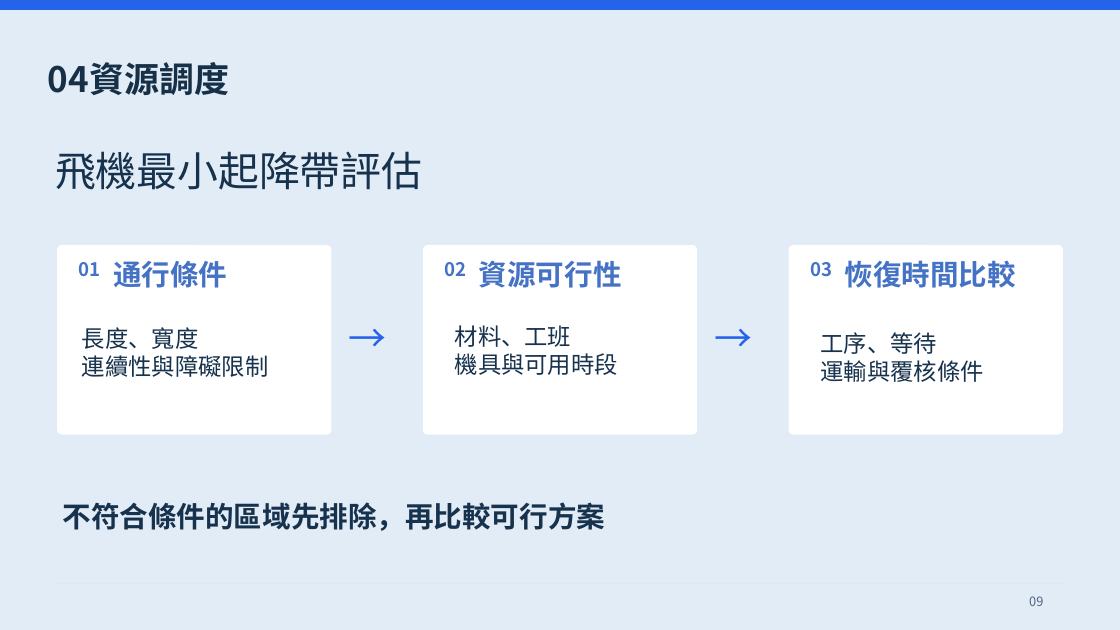
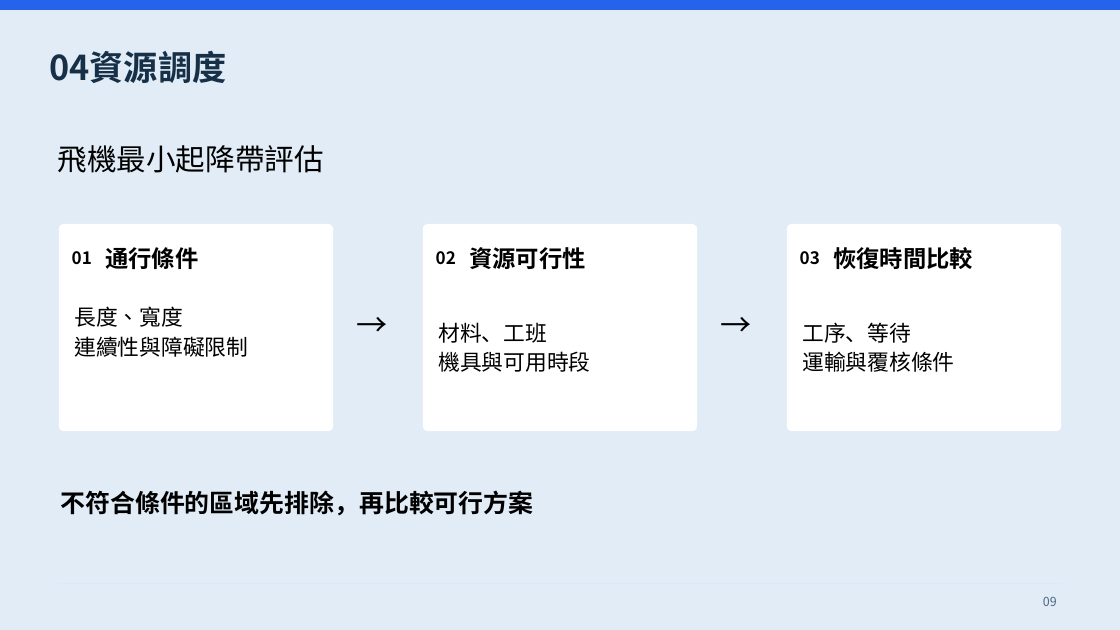
Before and after one commit to Sean970105/Sean970105, a slide deck: slide 9 of presentations/presentation.pptx. Drawn at 1120x630 pixels with LibreOffice and Linux fonts; fonts in the diff are those of the drawing. Boxes give left, top, right and bottom in pixels: in the first picture for what was removed or moved away, otherwise in the second. Text is boxed around its words. In the diff, an @@ line names an element or a change of style, - is before the commit and + after.

Commit message:
Tidy presentation layout and fix body text colors

```diff
--- a/presentations/presentation.pptx
+++ b/presentations/presentation.pptx
@@ text "04資源調度": place and size @@
-text "04資源調度" at <box>48,62,229,95</box>
+text "04資源調度" at <box>49,50,226,83</box>
@@ text "04資源調度" at <box>49,50,226,83</box>: size 45 to 44 pt; line spacing 54pt to 1.12; vertical alignment top to middle @@
@@ text "飛機最小起降帶評估" at <box>58,145,324,173</box>: size 52.5 to 38 pt, text colour #17324D to #000000; line spacing 1 to 1.12; vertical alignment top to middle @@
@@ rounded rectangle: place and size @@
-rounded rectangle at <box>57,245,332,435</box>
+rounded rectangle at <box>59,224,333,431</box>
@@ text "通行條件": place and size @@
-text "通行條件" at <box>113,261,227,288</box>
+text "通行條件" at <box>105,247,198,269</box>
@@ rounded rectangle: place and size @@
-rounded rectangle at <box>423,245,697,435</box>
+rounded rectangle at <box>423,224,697,431</box>
@@ text "資源可行性": place and size @@
-text "資源可行性" at <box>479,260,622,288</box>
+text "資源可行性" at <box>469,247,586,269</box>
@@ rounded rectangle: place and size @@
-rounded rectangle at <box>788,245,1063,435</box>
+rounded rectangle at <box>787,224,1061,431</box>
@@ size 36.8 to 30 pt, text colour #4472C4 to #000000; line spacing 1 to 1.12; vertical alignment top to middle in 3 elements at <box>105,247,198,269</box>, <box>469,247,586,269</box>, <box>833,247,973,269</box> @@
@@ text "恢復時間比較": place and size @@
-text "恢復時間比較" at <box>845,260,1016,288</box>
+text "恢復時間比較" at <box>833,247,973,269</box>
@@ text "01": place and size @@
-text "01" at <box>79,262,101,276</box>
+text "01" at <box>72,251,92,265</box>
@@ text "02": place and size @@
-text "02" at <box>445,262,467,276</box>
+text "02" at <box>436,251,456,265</box>
@@ size 24 to 22 pt, text colour #4472C4 to #000000; line spacing 1 to 1.12; vertical alignment top to middle in 3 elements at <box>72,251,92,265</box>, <box>436,251,456,265</box>, <box>800,251,820,265</box> @@
@@ text "03": place and size @@
-text "03" at <box>811,262,833,276</box>
+text "03" at <box>800,251,820,265</box>
@@ text "長度、寬度": place and size @@
-text "長度、寬度" at <box>82,327,269,377</box>
+text "長度、寬度" at <box>74,306,248,357</box>
@@ text "材料、工班": place and size @@
-text "材料、工班" at <box>455,325,618,375</box>
+text "材料、工班" at <box>438,322,590,372</box>
@@ size 30 to 28 pt, text colour #17324D to #000000; line spacing 1 to 1.12; vertical alignment top to middle in 3 elements at <box>74,306,248,357</box>, <box>438,322,590,372</box>, <box>802,322,954,372</box> @@
@@ text "工序、等待": place and size @@
-text "工序、等待" at <box>820,332,983,382</box>
+text "工序、等待" at <box>802,322,954,372</box>
@@ text "→": place and size @@
-text "→" at <box>343,312,404,358</box>
+text "→" at <box>344,300,400,344</box>
@@ text "→" at <box>344,300,400,344</box>: size 48.8 to 40 pt, text colour #2563EB to #000000; alignment left to centre; line spacing 1 to 1.12; vertical alignment top to middle @@
@@ text "→" at <box>708,300,764,344</box>: size 48.8 to 40 pt, text colour #2563EB to #000000; alignment left to centre; line spacing 1 to 1.12; vertical alignment top to middle @@
@@ text "→": place and size @@
-text "→" at <box>709,312,770,358</box>
+text "→" at <box>708,300,764,344</box>
@@ text "不符合條件的區域先排除，再比較可行方案": place and size @@
-text "不符合條件的區域先排除，再比較可行方案" at <box>63,502,605,531</box>
+text "不符合條件的區域先排除，再比較可行方案" at <box>60,490,533,515</box>
@@ text "不符合條件的區域先排除，再比較可行方案" at <box>60,490,533,515</box>: size 36.8 to 32 pt, text colour #17324D to #000000; line spacing 1 to 1.12; vertical alignment top to middle @@
@@ text "09" at <box>1043,597,1057,606</box>: size 16.5 to 16 pt; alignment left to right; line spacing 1 to 1.12; vertical alignment top to middle @@
```
Also in this commit, not shown: 11 other slides changed, 1 other file.
